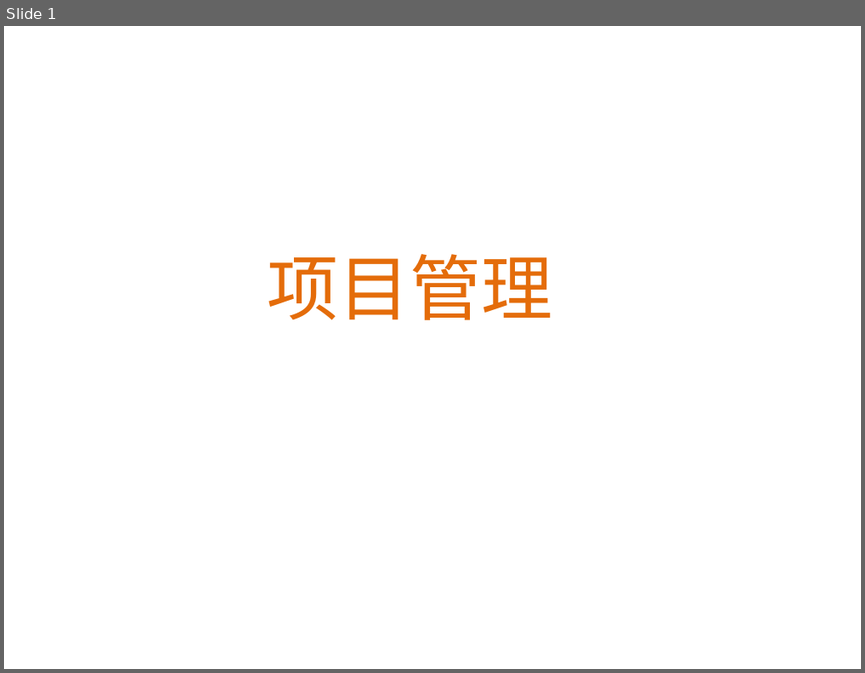
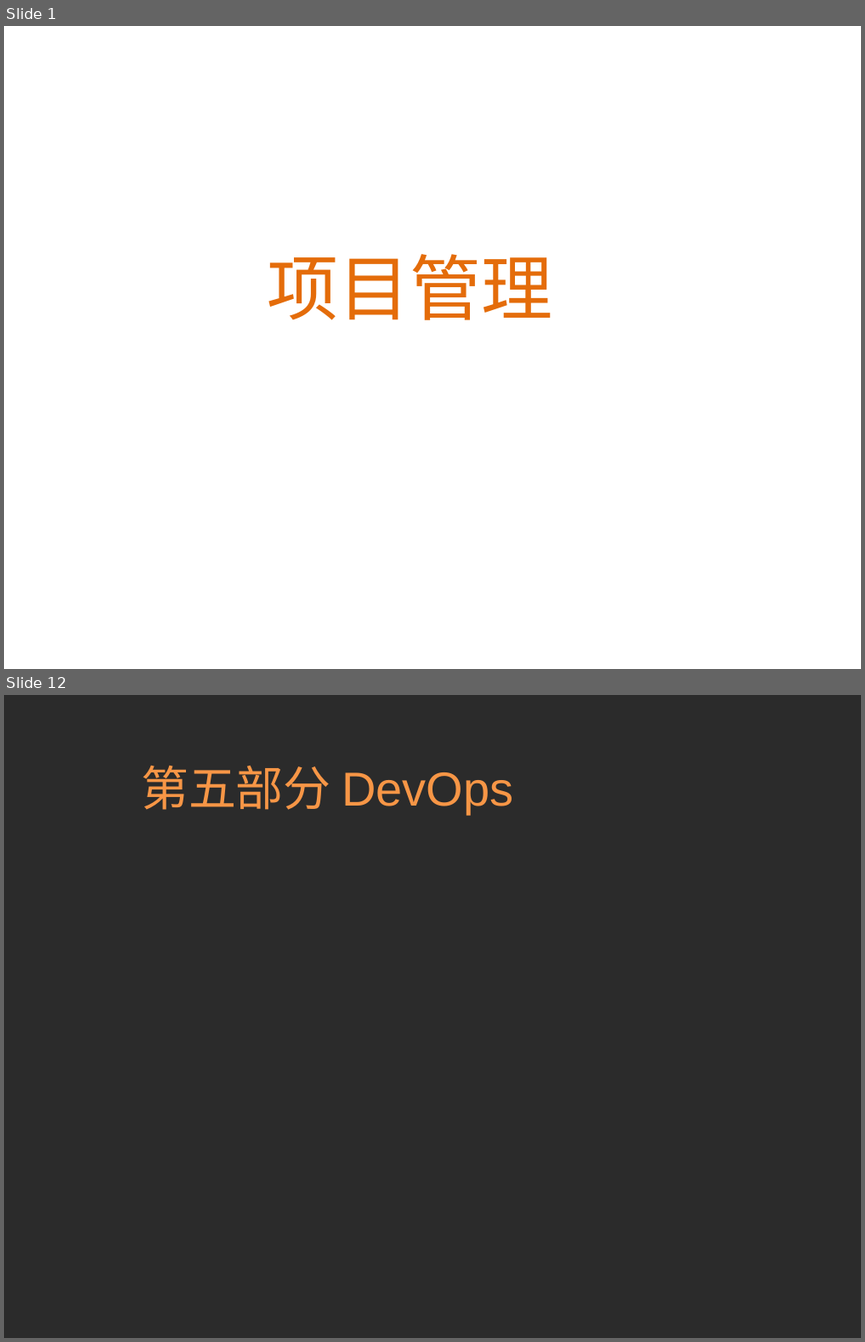
Before and after one commit to itwyhuaing/ProjectM, a slide deck: HaiNaBian_PM知识分享/201812/PM.pptx. Shown one above the other, each under a label of ours: slide 1 before the commit, slides 1 and 12 after it; the slides between them are not shown. The pictures are 865x673 and 865x1342 pixels, drawn with LibreOffice and Linux fonts; fonts in the diff are those of the drawing; background and template pictures are left out; a plain dark background stands for a picture behind light text. Boxes give left, top, right and bottom in pixels: in the first picture for what was removed or moved away, otherwise in the second. Text is boxed around its words. In the diff, an @@ line names an element or a change of style, - is before the commit and + after.

```diff
--- a/HaiNaBian_PM知识分享/201812/PM.pptx
+++ b/HaiNaBian_PM知识分享/201812/PM.pptx
@@ slide 12 added at [4, 695, 861, 1338], background picture (left out) @@
@@ text added at [141, 766, 513, 813], 40 pt, text #F79646 @@
+第五部分 DevOps
```
Also in this commit, not shown: 3 slides changed, 7 other slides added, 2 slides removed, 1 other file.
